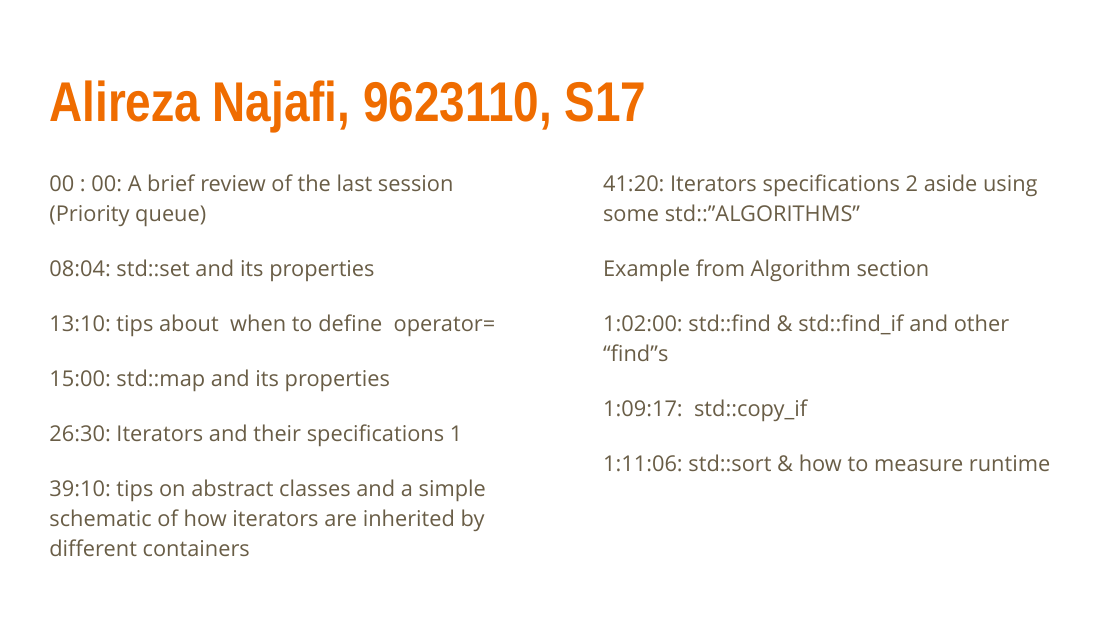
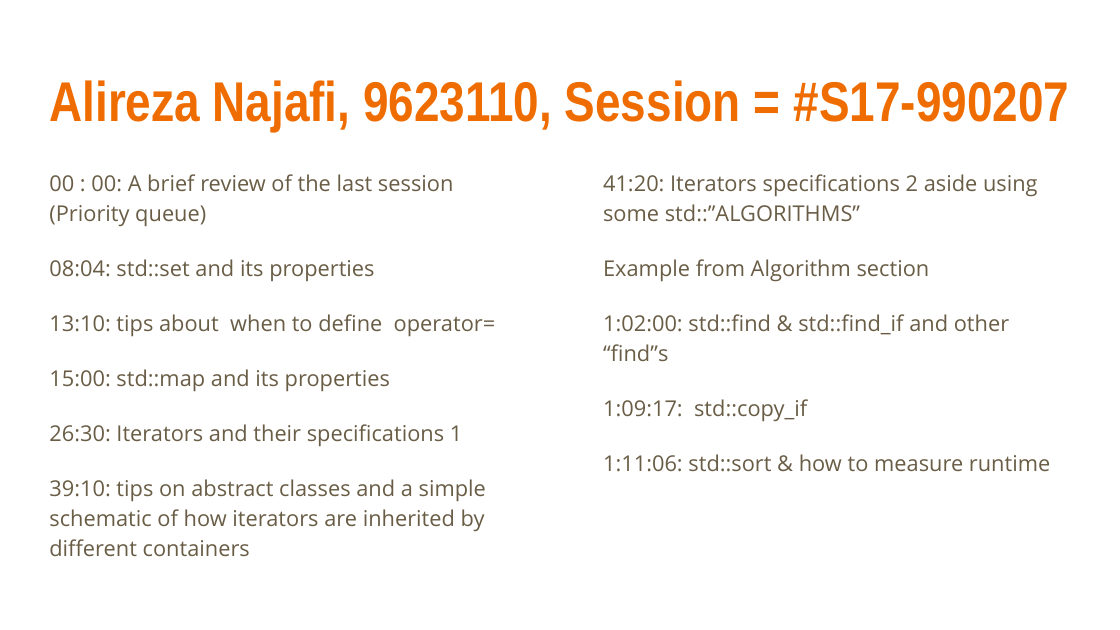
Before and after one commit to EE-AUT/Media-player, a slide deck: slide 16 of Tags/AP.pptx. Drawn at 1120x630 pixels with LibreOffice and Linux fonts; fonts in the diff are those of the drawing. Boxes give left, top, right and bottom in pixels: in the first picture for what was removed or moved away, otherwise in the second. Text is boxed around its words. In the diff, an @@ line names an element or a change of style, - is before the commit and + after.

```diff
--- a/Tags/AP.pptx
+++ b/Tags/AP.pptx
@@ title at bbox=[49, 80, 1069, 131]: text changed @@
-Alireza Najafi, 9623110, S17
+Alireza Najafi, 9623110, Session = #S17-990207
```
Also in this commit, not shown: 19 other slides changed, 27 other files.
